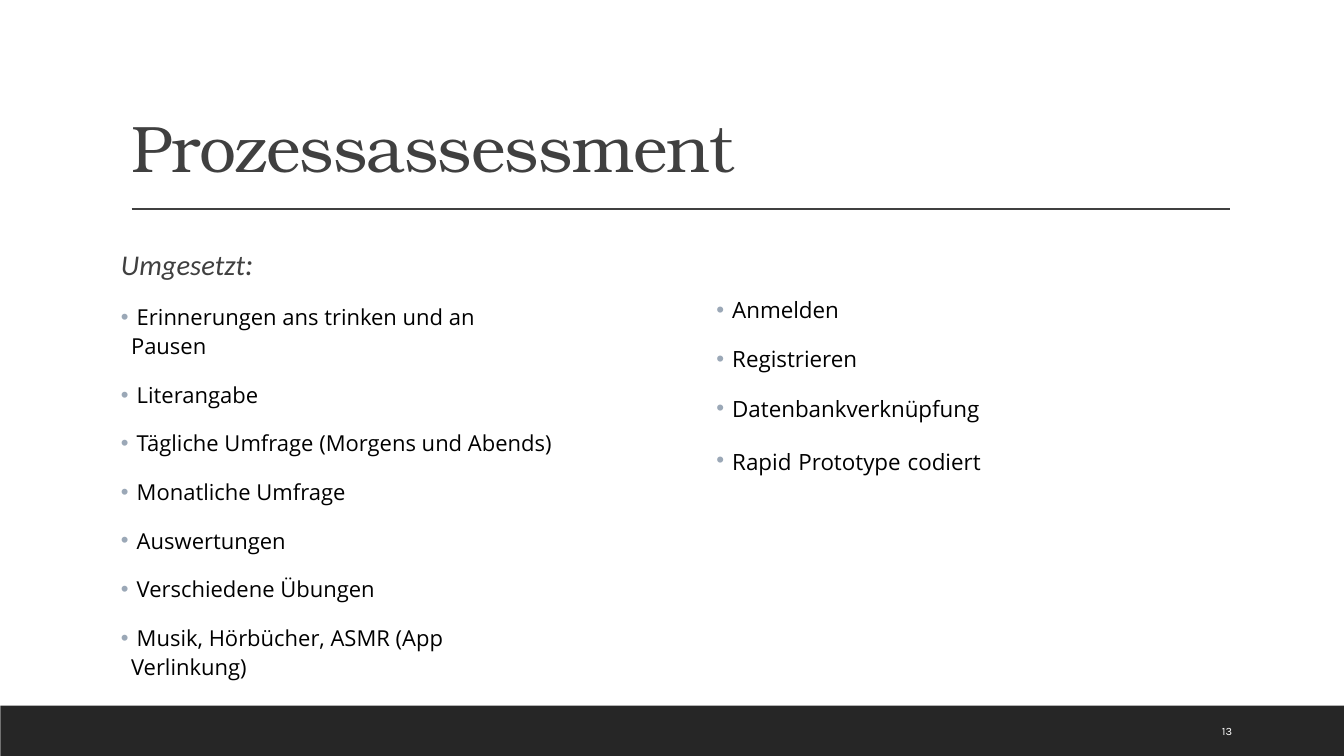
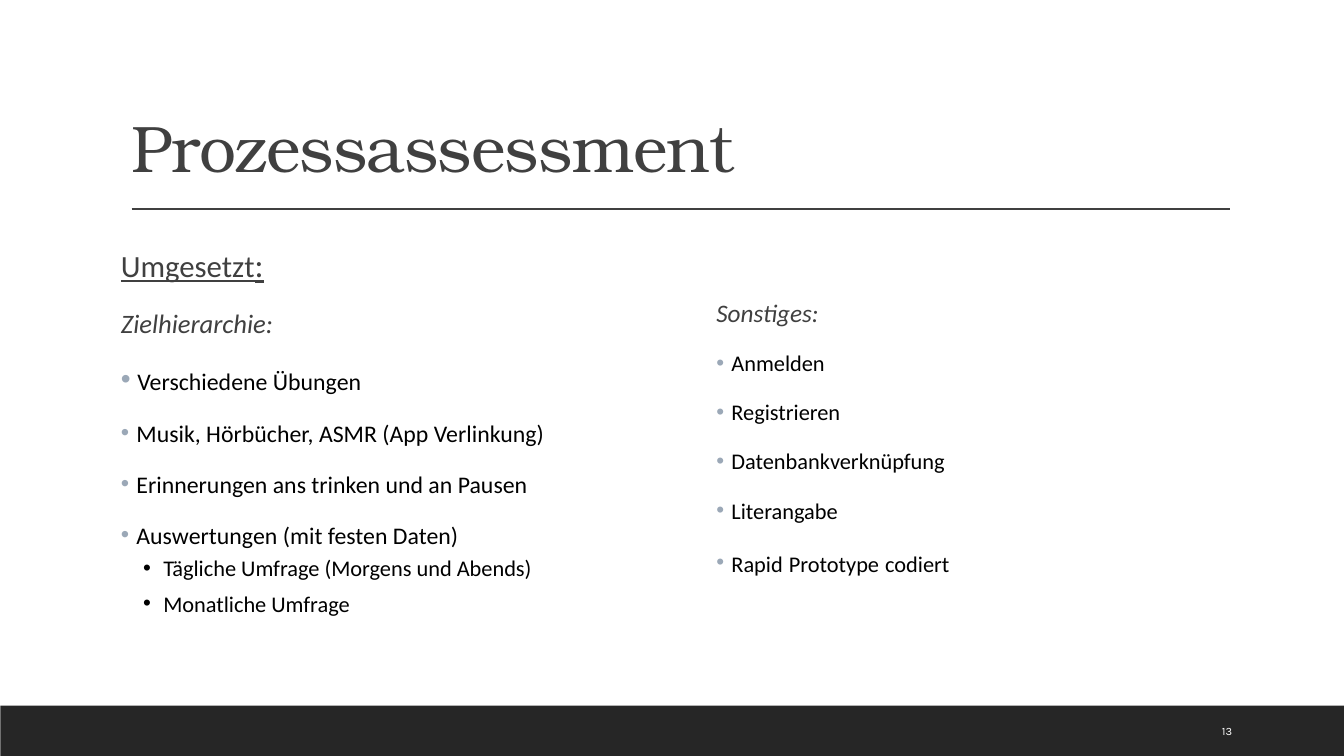
Before and after one commit to Kplacken/EPWS2020SerttasPlackenhohn, a slide deck: slide 13 of Audits/Audit 4/WS2020_SerttasPlackenhohn_Audit4.pptx. Drawn at 1344x756 pixels with LibreOffice and Linux fonts; fonts in the diff are those of the drawing. Boxes give left, top, right and bottom in pixels: in the first picture for what was removed or moved away, otherwise in the second. Text is boxed around its words. In the diff, an @@ line names an element or a change of style, - is before the commit and + after.

```diff
--- a/Audits/Audit 4/WS2020_SerttasPlackenhohn_Audit4.pptx
+++ b/Audits/Audit 4/WS2020_SerttasPlackenhohn_Audit4.pptx
@@ text at [121, 257, 532, 616]: size 20.4 to 22 pt, size 22.2 to 24 pt, italic off, underline on in "Umgesetzt:"; size 15.7 to 17 pt in "Erinnerungen ans trinken und an Pausen"; font Open Sans to Calibri in "Erinnerungen ans trinken und an Pausen", "Tägliche Umfrage (Morgens und Abends)", "Monatliche Umfrage"; size 15.7 to 16 pt in "Tägliche Umfrage (Morgens und Abends)", "Monatliche Umfrage"; list level 1 to 2 in "Tägliche Umfrage (Morgens und Abends)"; line spacing 1.1 to 1; list level 1 to 2 in "Monatliche Umfrage" @@
@@ text at [121, 314, 544, 446]: paragraphs added @@
+Zielhierarchie:
+• Verschiedene Übungen
+• Musik, Hörbücher, ASMR (App Verlinkung)
@@ text at [716, 304, 818, 327]: paragraph added @@
+Sonstiges:
@@ text at [731, 355, 949, 576]: font Open Sans to Calibri in "Anmelden", "Registrieren", "Datenbankverknüpfung", "Rapid Prototype codiert" @@
@@ text at [731, 503, 837, 523]: paragraph added @@
+• Literangabe
@@ text at [131, 533, 443, 681]: paragraphs removed @@
-• Auswertungen
-• Verschiedene Übungen
-• Musik, Hörbücher, ASMR (App Verlinkung)
@@ text at [136, 526, 458, 548]: text changed; size 15.7 to 17 pt; font Open Sans to Calibri @@
-• Literangabe
+• Auswertungen (mit festen Daten)
```
Also in this commit, not shown: 4 other slides changed.
